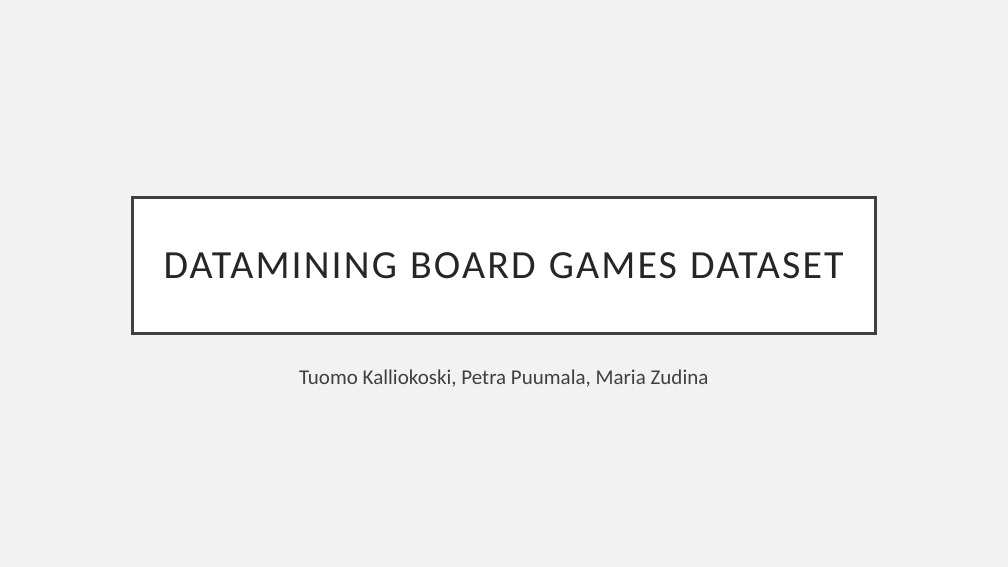
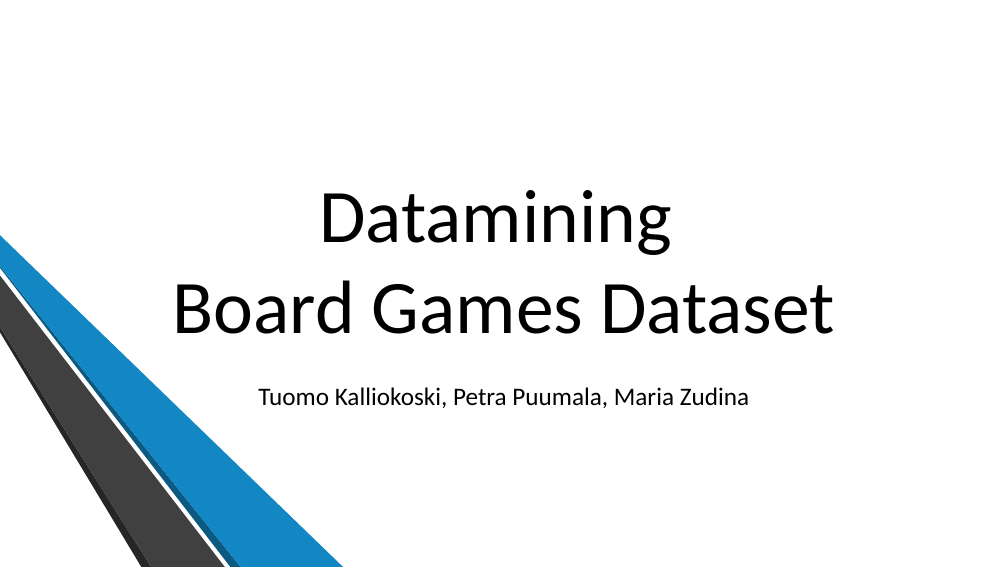
Before and after one commit to Kirasamah/GameDataMining, a slide deck: slide 1 of esitys/esitys.pptx. Drawn at 1008x567 pixels with LibreOffice and Linux fonts; fonts in the diff are those of the drawing; background and template pictures are left out. Boxes give left, top, right and bottom in pixels: in the first picture for what was removed or moved away, otherwise in the second. Text is boxed around its words. In the diff, an @@ line names an element or a change of style, - is before the commit and + after.

```diff
--- a/esitys/esitys.pptx
+++ b/esitys/esitys.pptx
@@ background #F2F2F2 to picture (left out) @@
@@ rectangle added at box(0, 0, 1008, 567), fill #FFFFFF @@
@@ title "Datamining Board Games Dataset": place and size @@
-title "Datamining Board Games Dataset" at box(132, 197, 876, 333)
+title "Datamining Board Games Dataset" at box(173, 190, 835, 334)
@@ title "Datamining Board Games Dataset" at box(173, 190, 835, 334): vertical alignment middle to bottom; fill #FFFFFF to none; outline #404040 3 pt to none @@
@@ title at box(173, 190, 835, 334): text changed; size 38 to 72 pt; text colour #262626 to #000000 @@
-DATAMINING BOARD GAMES DATASET
+Datamining
+Board Games Dataset
@@ freeform shape added at box(0, 235, 343, 567), fill #1287C3 @@
@@ group added at box(45, 0, 461, 567): 6 freeform shapes @@
@@ freeform shape added at box(0, 266, 240, 567), fill #0C5A82 @@
@@ freeform shape added at box(0, 275, 225, 567), fill #404040 @@
@@ freeform shape added at box(0, 327, 151, 567), fill #262626 @@
@@ subtitle "Tuomo Kalliokoski, Petra Puumala, Maria ...": place and size @@
-subtitle "Tuomo Kalliokoski, Petra Puumala, Maria ..." at box(299, 369, 709, 387)
+subtitle "Tuomo Kalliokoski, Petra Puumala, Maria ..." at box(258, 387, 749, 408)
@@ subtitle "Tuomo Kalliokoski, Petra Puumala, Maria ..." at box(258, 387, 749, 408): size 20 to 24 pt, text colour #404040 to #000000 @@
```
Also in this commit, not shown: 8 other slides changed, 4 slides added, 3 other files.
